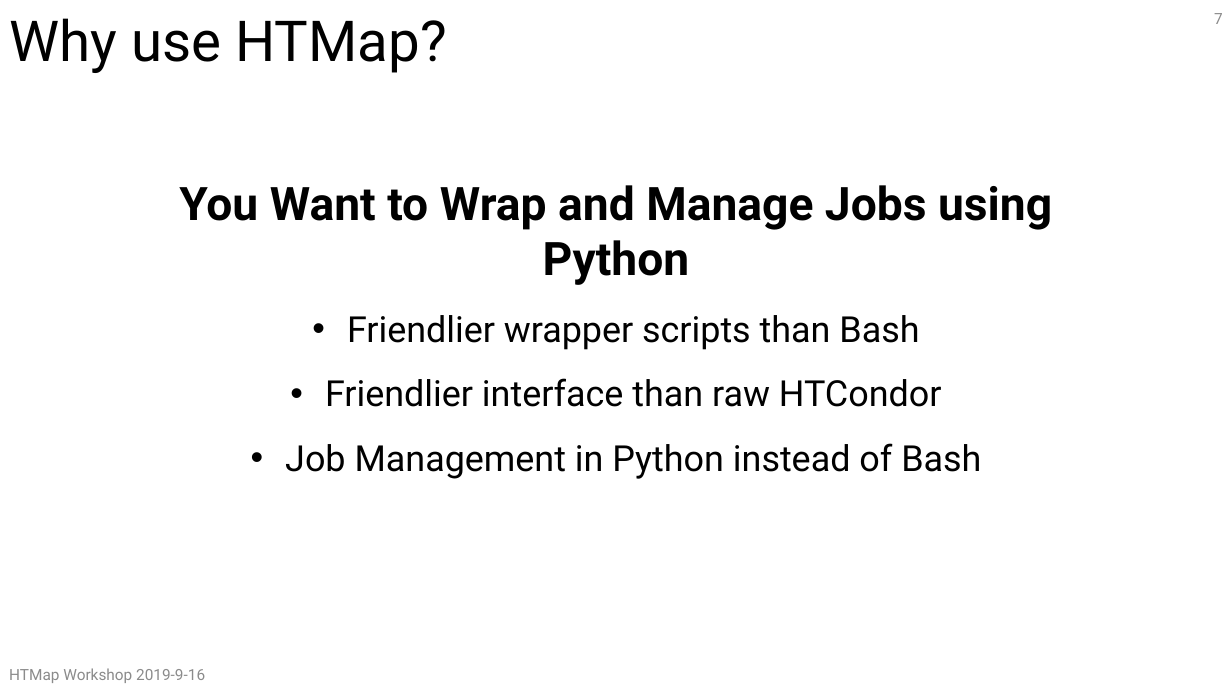
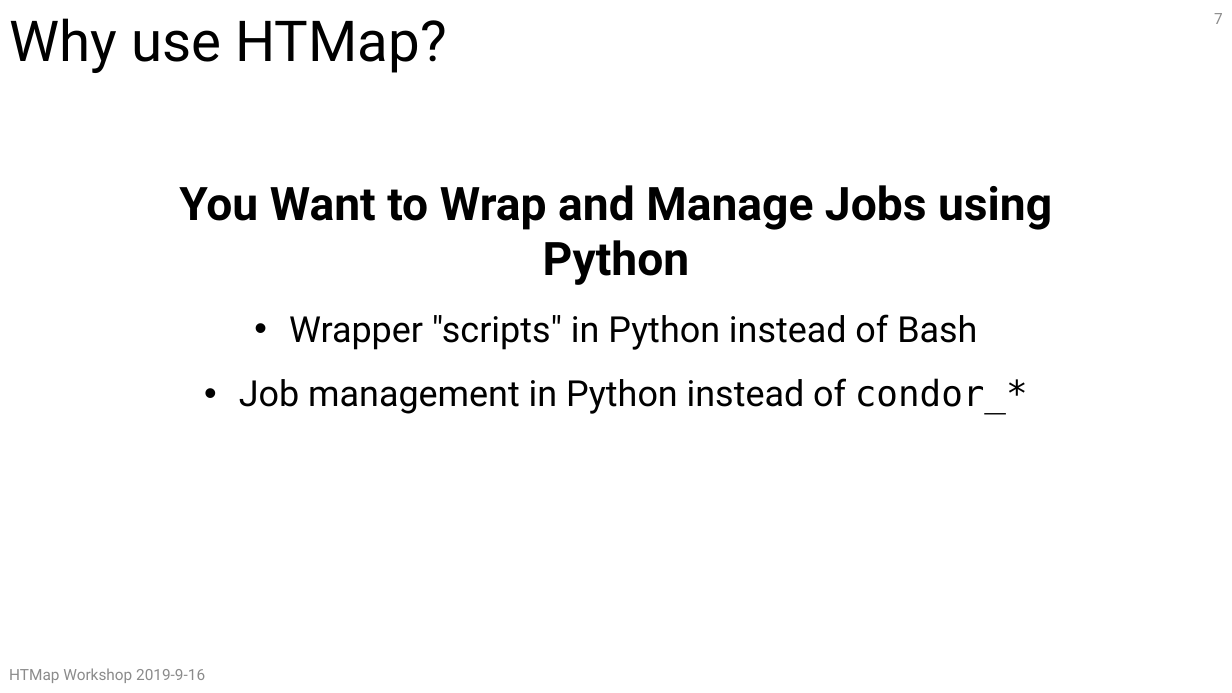
Before and after one commit to CHTC/htmap-workshop-materials, a slide deck: slide 7 of slides/HTMapWorkshop.pptx. Drawn at 1232x693 pixels with LibreOffice and Linux fonts; fonts in the diff are those of the drawing. Boxes give left, top, right and bottom in pixels: in the first picture for what was removed or moved away, otherwise in the second. Text is boxed around its words. In the diff, an @@ line names an element or a change of style, - is before the commit and + after.

```diff
--- a/slides/HTMapWorkshop.pptx
+++ b/slides/HTMapWorkshop.pptx
@@ text at (239, 314, 1028, 415): text changed @@
-• Friendlier wrapper scripts than Bash
-• Friendlier interface than raw HTCondor
-• Job Management in Python instead of Bash
+• Wrapper "scripts" in Python instead of Bash
+• Job management in Python instead of condor_*
```
Also in this commit, not shown: 4 other slides changed.
